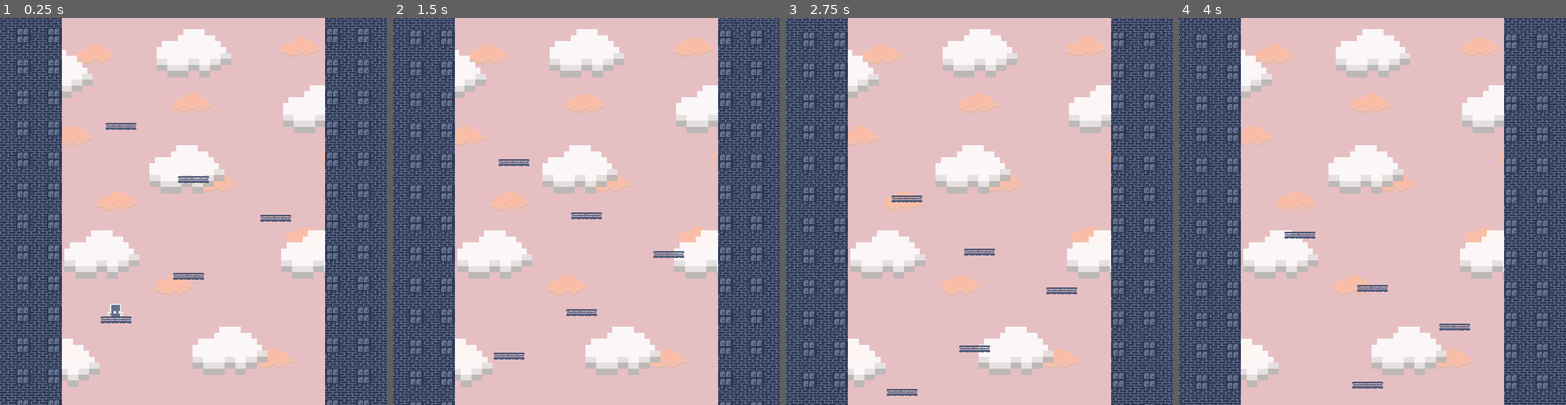
Above: before the commit, frames 1-4 (left to right).
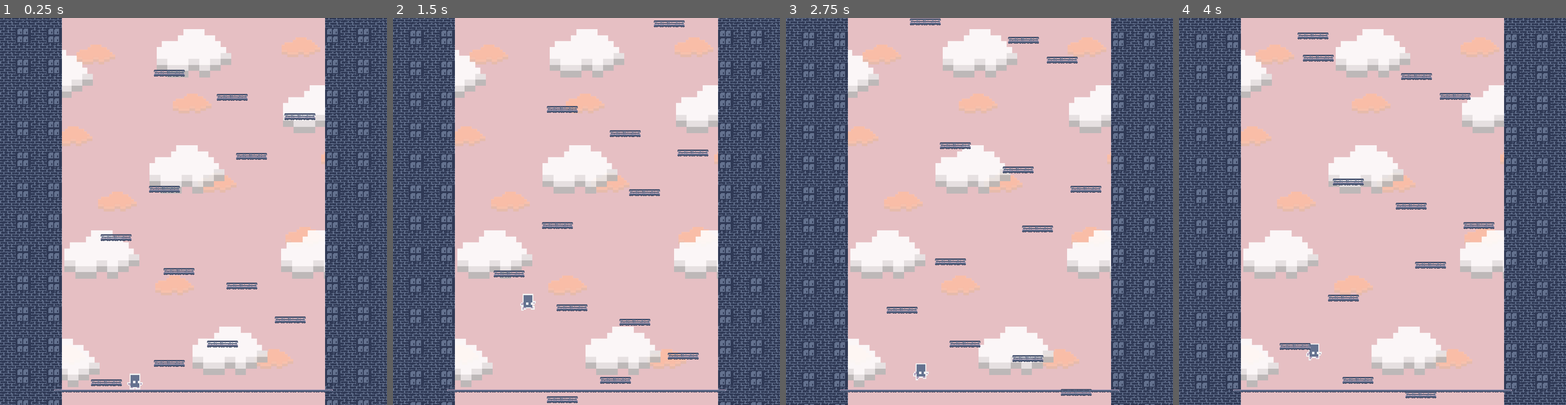
Above: after the commit, the same moments.

Repository: Raccoon-JS/OpenJam2019
Game: Godot game, scene res://scenes/game.tscn
The game is run twice, just before and just after one commit, with the same random seed, the same clock (stepped at 60 frames per second) and the same inputs. This scene is started directly instead of the project's main scene.
Inputs:
- Up to frame 1 (0.25 s): no input
- Up to frame 2 (1.5 s): hold W (jump, bound only after the commit) 0.53-1.28 s; hold Right (ui_right) from 0.53 s (still down); tap W (jump, bound only after the commit) at 1.35 s
- Up to frame 3 (2.75 s): tap W (jump, bound only after the commit) at 1.52, 1.82 s; release Right (ui_right) at 2.03 s; hold Left (ui_left) from 2.03 s (still down); hold W (jump, bound only after the commit) from 2.03 s (still down)
- Up to frame 4 (4 s): release Left (ui_left) at 2.78 s; release W (jump, bound only after the commit) at 2.78 s; hold Right (ui_right) from 2.78 s (still down); tap W (jump, bound only after the commit) at 2.85, 3.02, 3.32 s; hold W (jump, bound only after the commit) from 3.53 s (still down)

The runs differ from the first frame. In frame 1, 2.6% of the frame differs, in the area x 14-86%, y 13-97%; in frame 2, 2.5%; in frame 3, 2.4%; in frame 4, 2.3%.

Commit message:
character movement and testing stage completed.

Diff:
--- a/project.godot
+++ b/project.godot
@@ -38,6 +38,21 @@
 "events": [ Object(InputEventKey,"resource_local_to_scene":false,"resource_name":"","device":0,"alt":false,"shift":false,"control":false,"meta":false,"command":false,"pressed":false,"scancode":16777217,"unicode":0,"echo":false,"script":null)
  ]
 }
+jump={
+"deadzone": 0.5,
+"events": [ Object(InputEventKey,"resource_local_to_scene":false,"resource_name":"","device":0,"alt":false,"shift":false,"control":false,"meta":false,"command":false,"pressed":false,"scancode":87,"unicode":0,"echo":false,"script":null)
+ ]
+}
+left={
+"deadzone": 0.5,
+"events": [ Object(InputEventKey,"resource_local_to_scene":false,"resource_name":"","device":0,"alt":false,"shift":false,"control":false,"meta":false,"command":false,"pressed":false,"scancode":65,"unicode":0,"echo":false,"script":null)
+ ]
+}
+right={
+"deadzone": 0.5,
+"events": [ Object(InputEventKey,"resource_local_to_scene":false,"resource_name":"","device":0,"alt":false,"shift":false,"control":false,"meta":false,"command":false,"pressed":false,"scancode":68,"unicode":0,"echo":false,"script":null)
+ ]
+}
 
 [layer_names]
 
--- a/scenes/characters/falling_platform_n.tscn
+++ /dev/null
@@ -1,24 +0,0 @@
-[gd_scene load_steps=4 format=2]
-
-[ext_resource path="res://scripts/characters/platform.gd" type="Script" id=1]
-[ext_resource path="res://scenes/tileset/tileset.tres" type="TileSet" id=2]
-
-[sub_resource type="RectangleShape2D" id=1]
-extents = Vector2( 32, 2 )
-
-[node name="falling_platform_n" type="Node2D"]
-script = ExtResource( 1 )
-
-[node name="platform" type="KinematicBody2D" parent="."]
-
-[node name="TileMap" type="TileMap" parent="platform"]
-tile_set = ExtResource( 2 )
-cell_size = Vector2( 16, 16 )
-format = 1
-tile_data = PoolIntArray( -2, 0, 0, -1, 1, 0, -65536, 2, 0, -65535, 3, 0, 65534, 536870918, 0, 65535, 4, 0, 0, 4, 0, 1, 6, 0 )
-
-[node name="CollisionShape2D" type="CollisionShape2D" parent="platform"]
-position = Vector2( 0, 2 )
-shape = SubResource( 1 )
-
-[node name="moveTween" type="Tween" parent="."]
--- a/scenes/characters/spwaner.tscn
+++ b/scenes/characters/spwaner.tscn
@@ -1,8 +1,28 @@
-[gd_scene load_steps=2 format=2]
+[gd_scene load_steps=3 format=2]
 
 [ext_resource path="res://scripts/characters/spwaner.gd" type="Script" id=1]
 
+[sub_resource type="Animation" id=1]
+resource_name = "movement"
+length = 3.0
+loop = true
+step = 0.5
+tracks/0/type = "value"
+tracks/0/path = NodePath(".:position")
+tracks/0/interp = 1
+tracks/0/loop_wrap = true
+tracks/0/imported = false
+tracks/0/enabled = true
+tracks/0/keys = {
+"times": PoolRealArray( 0, 1.5, 3 ),
+"transitions": PoolRealArray( 1, 1, 1 ),
+"update": 0,
+"values": [ Vector2( 160, 0 ), Vector2( 640, 0 ), Vector2( 160, 0 ) ]
+}
+
 [node name="spwaner" type="Position2D"]
+position = Vector2( 160, 0 )
 script = ExtResource( 1 )
 
-[node name="Tween" type="Tween" parent="."]
+[node name="AnimationPlayer" type="AnimationPlayer" parent="."]
+anims/movement = SubResource( 1 )
--- a/scenes/game.tscn
+++ b/scenes/game.tscn
@@ -1,11 +1,12 @@
-[gd_scene load_steps=8 format=2]
+[gd_scene load_steps=9 format=2]
 
 [ext_resource path="res://scripts/game.gd" type="Script" id=1]
 [ext_resource path="res://sprites/pink-sky-background.png" type="Texture" id=2]
 [ext_resource path="res://sprites/layer_of_clouds.png" type="Texture" id=3]
 [ext_resource path="res://scenes/tileset/tileset.tres" type="TileSet" id=4]
 [ext_resource path="res://scenes/characters/player.tscn" type="PackedScene" id=5]
-[ext_resource path="res://scenes/characters/falling_platform.tscn" type="PackedScene" id=6]
+[ext_resource path="res://scenes/characters/spwaner.tscn" type="PackedScene" id=6]
+[ext_resource path="res://scenes/characters/falling_platform.tscn" type="PackedScene" id=7]
 
 [sub_resource type="Animation" id=1]
 resource_name = "moving_background"
@@ -61,25 +62,55 @@
 format = 1
 tile_data = PoolIntArray( -1638399, 9, 0, -1638397, 9, 0, -1638379, 9, 0, -1638377, 9, 0, -1507327, 9, 0, -1507325, 9,  …(1777 unchanged characters)…
 
+[node name="floor" type="TileMap" parent="."]
+tile_set = ExtResource( 4 )
+cell_size = Vector2( 16, 16 )
+format = 1
+tile_data = PoolIntArray( 3145735, 536870918, 0, 3145736, 4, 0, 3145737, 4, 0, 3145738, 4, 0, 3145739, 4, 0, 3145740, 4, 0, 3145741, 4, 0, 3145742, 4, 0, 3145743, 4, 0, 3145744, 4, 0, 3145745, 4, 0, 3145746, 4, 0, 3145747, 4, 0, 3145748, 4, 0, 3145749, 4, 0, 3145750, 4, 0, 3145751, 4, 0, 3145752, 4, 0, 3145753, 4, 0, 3145754, 4, 0, 3145755, 4, 0, 3145756, 4, 0, 3145757, 4, 0, 3145758, 4, 0, 3145759, 4, 0, 3145760, 4, 0, 3145761, 4, 0, 3145762, 4, 0, 3145763, 4, 0, 3145764, 4, 0, 3145765, 4, 0, 3145766, 4, 0, 3145767, 4, 0, 3145768, 4, 0, 3145769, 4, 0, 3145770, 6, 0 )
+
 [node name="player" parent="." instance=ExtResource( 5 )]
-position = Vector2( 240, 580 )
+position = Vector2( 280, 742 )
+speed = 250
+
+[node name="spwaner" parent="." instance=ExtResource( 6 )]
 
 [node name="platforms" type="Node" parent="."]
 
-[node name="falling_platform_0" parent="platforms" instance=ExtResource( 6 )]
-position = Vector2( 240, 610 )
+[node name="falling_platform_0" parent="platforms" instance=ExtResource( 7 )]
+position = Vector2( 220, 740 )
 
-[node name="falling_platform_1" parent="platforms" instance=ExtResource( 6 )]
-position = Vector2( 390, 520 )
+[node name="falling_platform_1" parent="platforms" instance=ExtResource( 7 )]
+position = Vector2( 350, 700 )
 
-[node name="falling_platform_2" parent="platforms" instance=ExtResource( 6 )]
-position = Vector2( 570, 400 )
+[node name="falling_platform_2" parent="platforms" instance=ExtResource( 7 )]
+position = Vector2( 460, 660 )
 
-[node name="falling_platform_3" parent="platforms" instance=ExtResource( 6 )]
-position = Vector2( 400, 320 )
+[node name="falling_platform_3" parent="platforms" instance=ExtResource( 7 )]
+position = Vector2( 600, 610 )
 
-[node name="falling_platform_4" parent="platforms" instance=ExtResource( 6 )]
-position = Vector2( 250, 210 )
+[node name="falling_platform_4" parent="platforms" instance=ExtResource( 7 )]
+position = Vector2( 500, 540 )
+
+[node name="falling_platform_5" parent="platforms" instance=ExtResource( 7 )]
+position = Vector2( 370, 510 )
+
+[node name="falling_platform_6" parent="platforms" instance=ExtResource( 7 )]
+position = Vector2( 240, 440 )
+
+[node name="falling_platform_7" parent="platforms" instance=ExtResource( 7 )]
+position = Vector2( 340, 340 )
+
+[node name="falling_platform_8" parent="platforms" instance=ExtResource( 7 )]
+position = Vector2( 520, 272 )
+
+[node name="falling_platform_9" parent="platforms" instance=ExtResource( 7 )]
+position = Vector2( 620, 190 )
+
+[node name="falling_platform_10" parent="platforms" instance=ExtResource( 7 )]
+position = Vector2( 480, 150 )
+
+[node name="falling_platform_11" parent="platforms" instance=ExtResource( 7 )]
+position = Vector2( 350, 100 )
 
 [node name="AnimationPlayer" type="AnimationPlayer" parent="."]
 anims/moving_background = SubResource( 1 )
--- a/scripts/characters/falling_platform.gd
+++ b/scripts/characters/falling_platform.gd
@@ -3,13 +3,14 @@
 #var velo = Vector2()
 
 func _ready():
+	randomize()
 	pass # Replace with function body.
 
 # Called every frame. 'delta' is the elapsed time since the previous frame.
 func _physics_process(_delta):
 	position.y += 1
 
-	if position.y > 805:
+	if position.y > rand_range(810,840):
 		queue_free()
 
 	pass
--- a/scripts/characters/player.gd
+++ b/scripts/characters/player.gd
@@ -1,59 +1,43 @@
 extends KinematicBody2D
 
-export var speed = 200
+export var speed = 500
 export var gravity = 50
-export var less_gravity = 20
-export var jump_force = 500
+#export var less_gravity = 20
+const max_fall_speed = 1000
+export var jump_force = 1000
 var velo = Vector2()
-var drag = 0.5
-
+var y_velo = 0
+"""
 const jump_buffer = 0.08
 var time_pressed_jump = 0.0
 var time_left_ground = 0.0
 var last_grounded = false
-
+"""
 var facing_right = true
 
 onready var anim_player = $AnimationPlayer
 
-func _ready():
-	pass
 
 func _physics_process(_delta):
 	var move_vec = Vector2()
 
-	if Input.is_action_pressed("ui_left"):
+	if Input.is_action_pressed("left"):
 		move_vec.x -= 1
-	if Input.is_action_pressed("ui_right"):
+	if Input.is_action_pressed("right"):
 		move_vec.x += 1
 
-	velo += move_vec * speed - drag * Vector2(velo.x,0)
+	#velo += move_vec * speed - drag * Vector2(velo.x,0)
+	move_vec = move_and_slide(Vector2(move_vec.x*speed,y_velo), Vector2(0,-1))
+	var cur_grounded = is_on_floor()
 
-	var cur_grounded = is_on_floor()
-	if !cur_grounded and last_grounded:
-		time_left_ground = get_cur_time()
+	y_velo += gravity
+	if cur_grounded and Input.is_action_pressed("jump"):
+		y_velo = -jump_force
 
-	var pressed_jump = Input.is_action_just_pressed("ui_up")
-
-	if pressed_jump:
-		time_pressed_jump = get_cur_time()
-
-	if (pressed_jump and cur_grounded):
-		jump()
-	elif (!last_grounded and cur_grounded and get_cur_time() - time_pressed_jump < jump_buffer):
-		jump()
-	elif pressed_jump and get_cur_time() - time_left_ground < jump_buffer:
-		jump()
-
-	if Input.is_action_pressed("ui_up"):
-		velo.y += less_gravity
-	else:
-		velo.y += gravity
-
-	if cur_grounded and velo.y > 10:
-		velo.y = 10
-
-	velo = move_and_slide(velo, Vector2.UP)
+	if cur_grounded and y_velo >= 5:
+		y_velo = 5
+	if y_velo > max_fall_speed:
+		y_velo = max_fall_speed
 
 	if move_vec.x > 0.0 and !facing_right:
 		flip()
@@ -76,8 +60,8 @@
 	velo.y = -jump_force
 	pass
 
-func get_cur_time():
-	return OS.get_ticks_msec()/1000.0
+#func get_cur_time():
+#	return OS.get_ticks_msec()/1000.0
 
 func flip():
 	$Sprite.flip_h = !$Sprite.flip_h
--- a/scripts/characters/spwaner.gd
+++ b/scripts/characters/spwaner.gd
@@ -1,9 +1,5 @@
 extends Position2D
 
-
 func _ready():
-	pass # Replace with function body.
-
-# Called every frame. 'delta' is the elapsed time since the previous frame.
-#func _process(delta):
-#	pass
+	$AnimationPlayer.play("movement")
+	pass
--- a/scripts/game.gd
+++ b/scripts/game.gd
@@ -1,6 +1,14 @@
 extends Node
 
+var plat = preload("res://scenes/characters/falling_platform.tscn")
 
 func _ready():
 	$AnimationPlayer.play("moving_background")
 	pass # Replace with function body.
+
+func _process(_delta):
+	if $platforms.get_child_count() < 12:
+		var p = plat.instance()
+		p.position = $spwaner.position
+		$platforms.add_child(p)
+	pass
